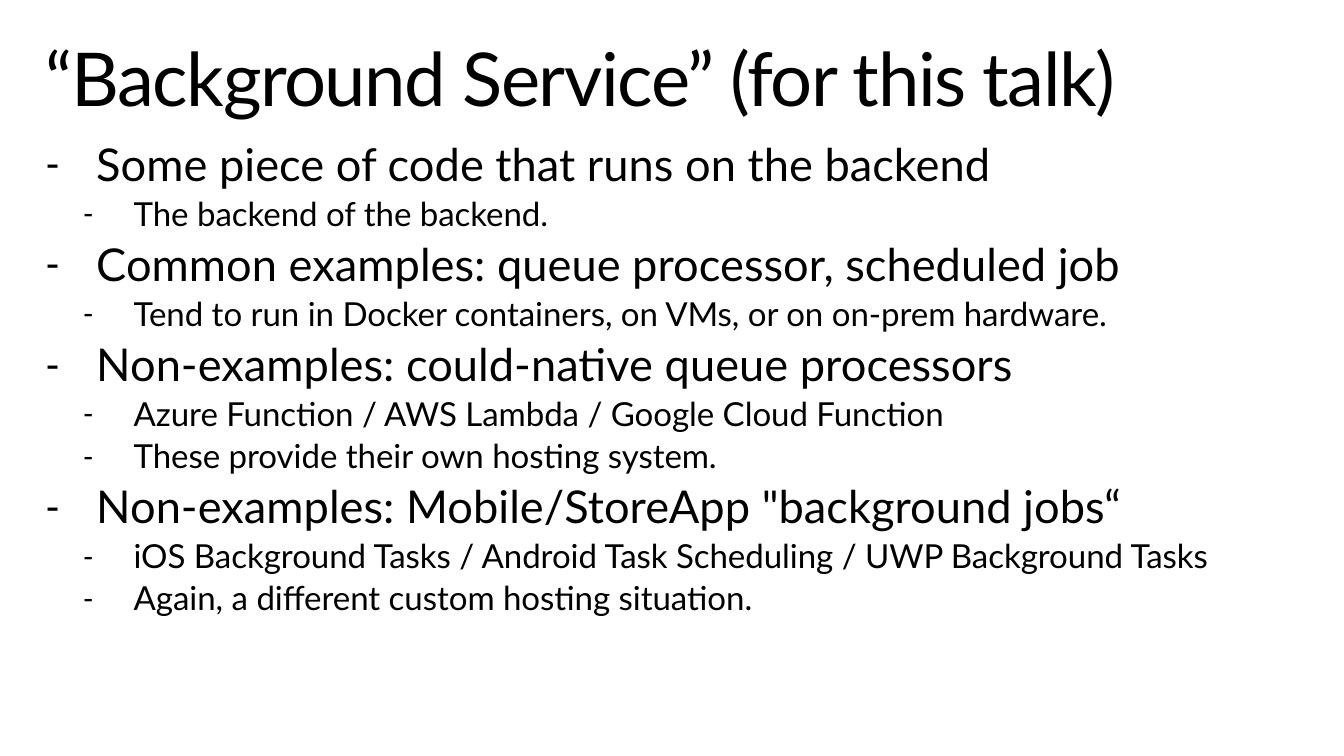
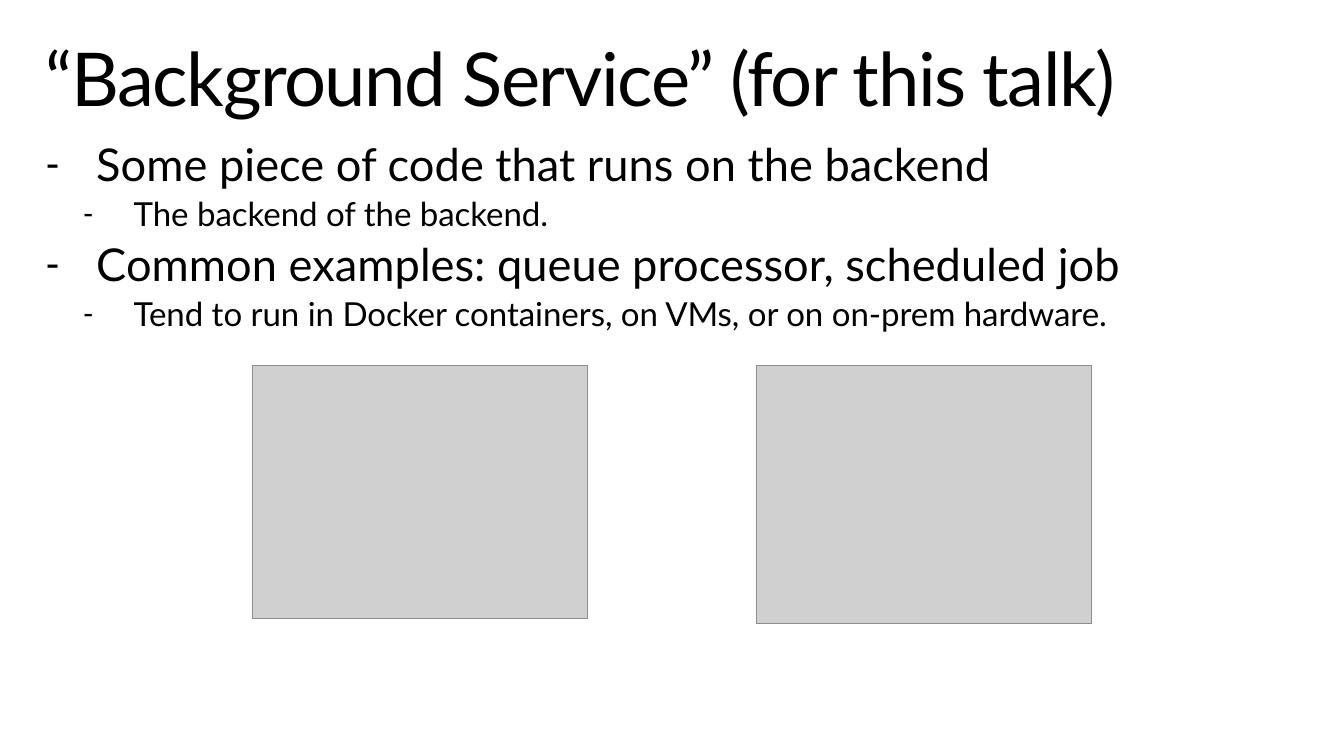
Before and after one commit to StephenCleary/Presentations, a slide deck: slide 5 of BackgroundServices/Background Services.pptx. Drawn at 1344x756 pixels with LibreOffice and Linux fonts; fonts in the diff are those of the drawing; grey boxes stand for pictures; background and template pictures are left out. Boxes give left, top, right and bottom in pixels: in the first picture for what was removed or moved away, otherwise in the second. Text is boxed around its words. In the diff, an @@ line names an element or a change of style, - is before the commit and + after.

```diff
--- a/BackgroundServices/Background Services.pptx
+++ b/BackgroundServices/Background Services.pptx
@@ text at [96, 347, 1208, 616]: paragraphs removed @@
-– Non-examples: could-native queue processors
-  – Azure Function / AWS Lambda / Google Cloud Function
-  – These provide their own hosting system.
-– Non-examples: Mobile/StoreApp "background jobs“
-  – iOS Background Tasks / Android Task Scheduling / UWP Background Tasks
-  – Again, a different custom hosting situation.
@@ picture added at [253, 366, 588, 619] @@
@@ picture added at [757, 366, 1092, 624] @@
```
Also in this commit, not shown: 11 other slides changed, 1 slide added, 2 other files.
